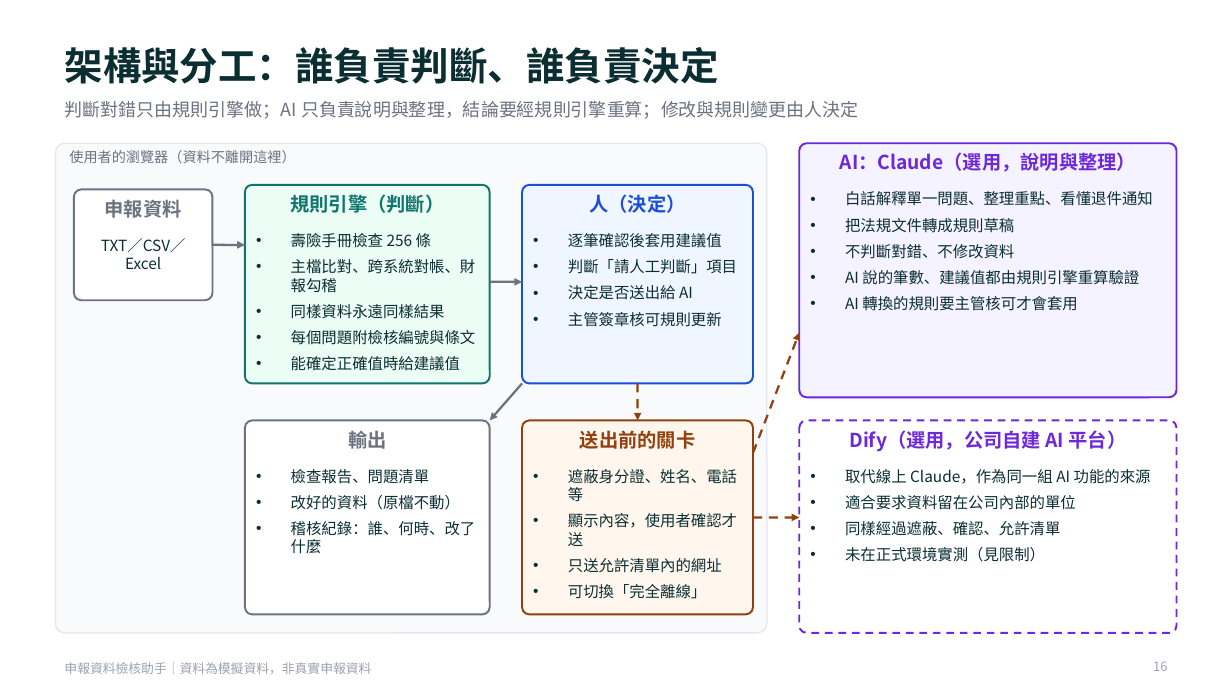
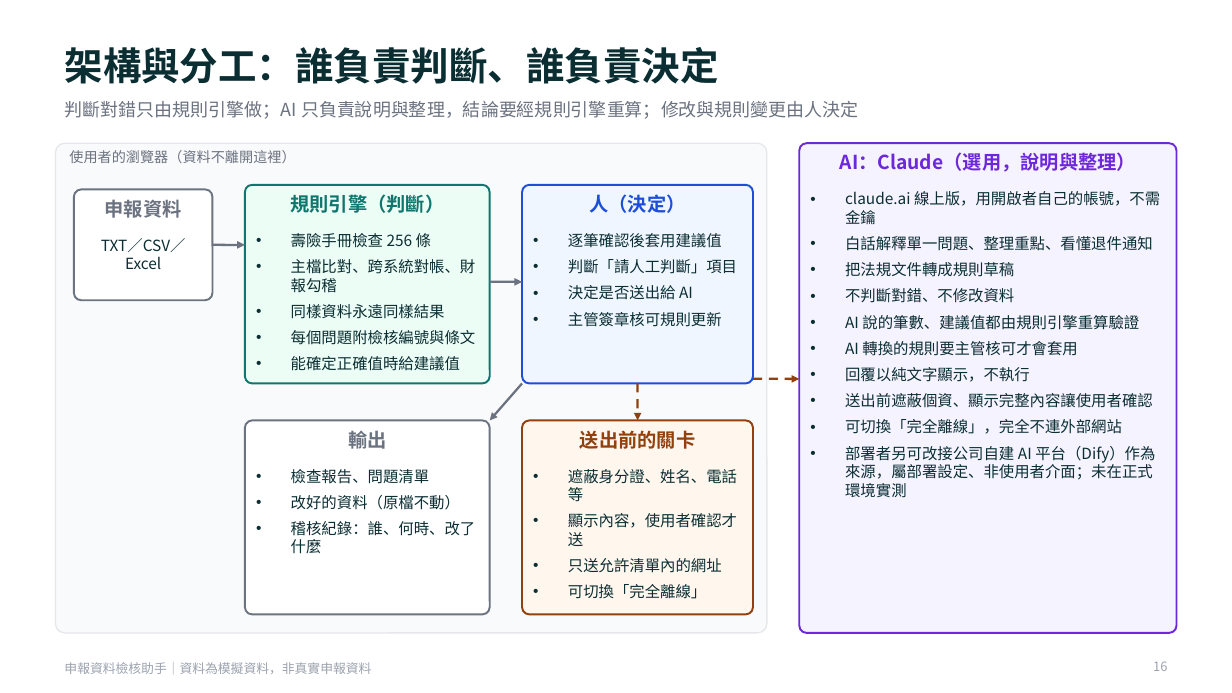
Before and after one commit to p7w97cjtdf-dot/-, a slide deck: slide 16 of docs/evidence/evidence-demo.pptx. Drawn at 1232x693 pixels with LibreOffice and Linux fonts; fonts in the diff are those of the drawing. Boxes give left, top, right and bottom in pixels: in the first picture for what was removed or moved away, otherwise in the second. Text is boxed around its words. In the diff, an @@ line names an element or a change of style, - is before the commit and + after.

```diff
--- a/docs/evidence/evidence-demo.pptx
+++ b/docs/evidence/evidence-demo.pptx
@@ rounded rectangle resized from (x1=799, y1=143, x2=1177, y2=397) to (x1=799, y1=143, x2=1177, y2=633) @@
@@ rounded rectangle at (x1=799, y1=143, x2=1177, y2=633): proportions changed @@
@@ text at (x1=845, y1=191, x2=1160, y2=224): paragraph added @@
+• claude.ai 線上版，用開啟者自己的帳號，不需金鑰
@@ arrow moved from (753, 453) - (799, 333) to (753, 379) - (799, 379) @@
@@ text at (x1=845, y1=367, x2=1155, y2=498): paragraphs added @@
+• 回覆以純文字顯示，不執行
+• 送出前遮蔽個資、顯示完整內容讓使用者確認
+• 可切換「完全離線」，完全不連外部網站
+• 部署者另可改接公司自建 AI 平台（Dify）作為來源，屬部署設定、非使用者介面；未在正式環境實測
@@ rounded rectangle removed at (x1=799, y1=421, x2=1177, y2=633) @@
@@ text removed at (x1=849, y1=430, x2=1127, y2=452) @@
-Dify（選用，公司自建 AI 平台）
@@ text removed at (x1=845, y1=469, x2=1151, y2=562) @@
-• 取代線上 Claude，作為同一組 AI 功能的來源
-• 適合要求資料留在公司內部的單位
-• 同樣經過遮蔽、確認、允許清單
-• 未在正式環境實測（見限制）
@@ arrow removed from (753, 518) to (799, 518) @@
```
Also in this commit, not shown: 1 other slide changed, 19 other files.
